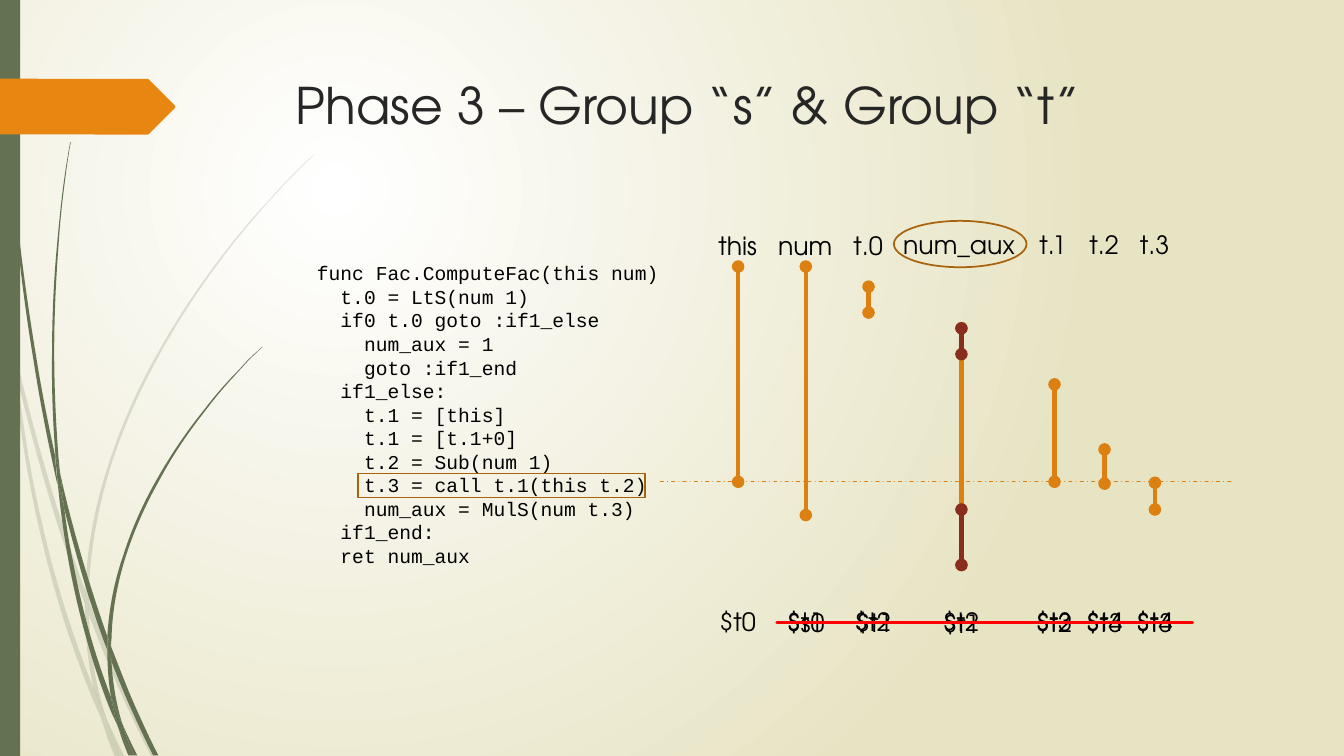
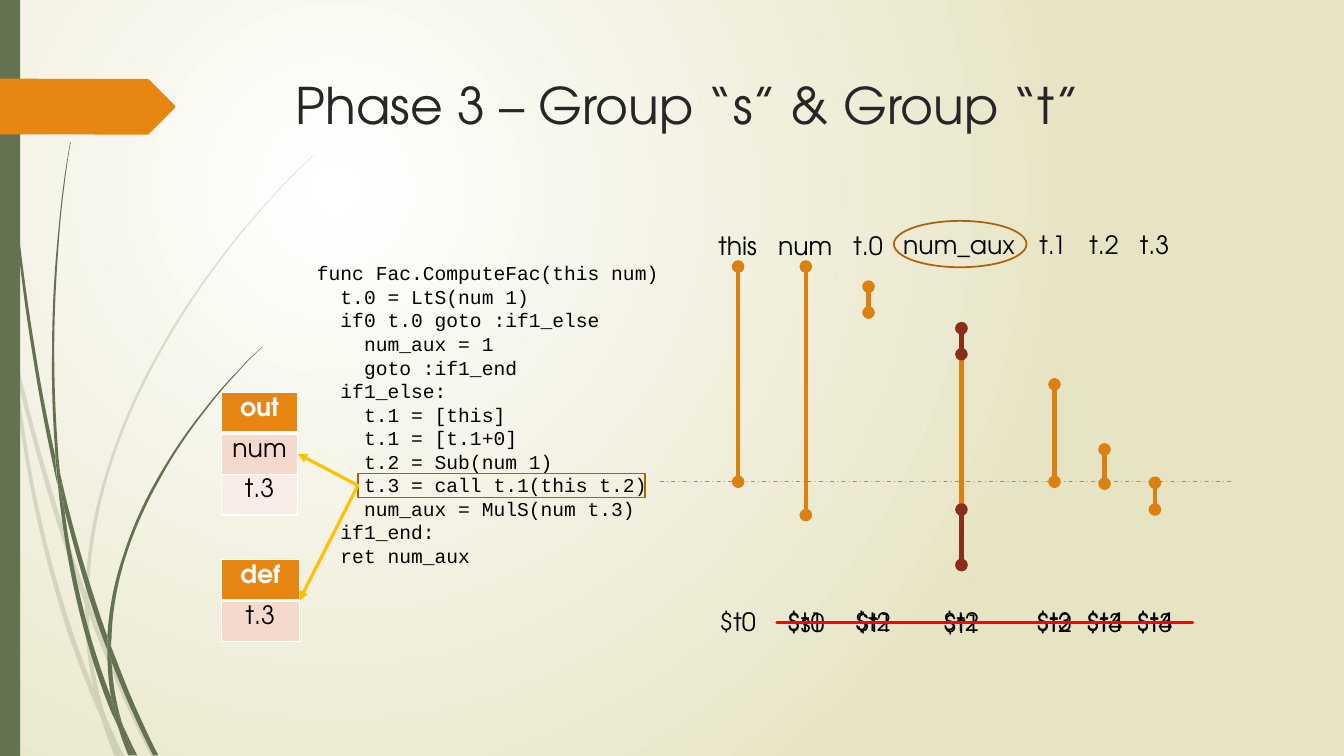
Before and after one commit to HyperMaximum/Compiler-Project, a slide deck: slide 16 of CS179E-final-pre-small.pptx (slide 18 before the commit). Drawn at 1344x756 pixels with LibreOffice and Linux fonts; fonts in the diff are those of the drawing. Boxes give left, top, right and bottom in pixels: in the first picture for what was removed or moved away, otherwise in the second. Text is boxed around its words. In the diff, an @@ line names an element or a change of style, - is before the commit and + after.

Commit message:
Update pre slides

```diff
--- a/CS179E-final-pre-small.pptx
+++ b/CS179E-final-pre-small.pptx
@@ table added at (221,392,297,515), 3 rows, 1 columns @@
+out
+num
+t.3
@@ arrow added from (358, 486) to (298, 454), #FFC000 2.25 pt @@
@@ arrow added from (358, 486) to (299, 601), #FFC000 2.25 pt @@
@@ table added at (222,560,299,641), 2 rows, 1 columns @@
+def
+t.3
```
Also in this commit, not shown: 1 other slide changed, 3 slides removed.
